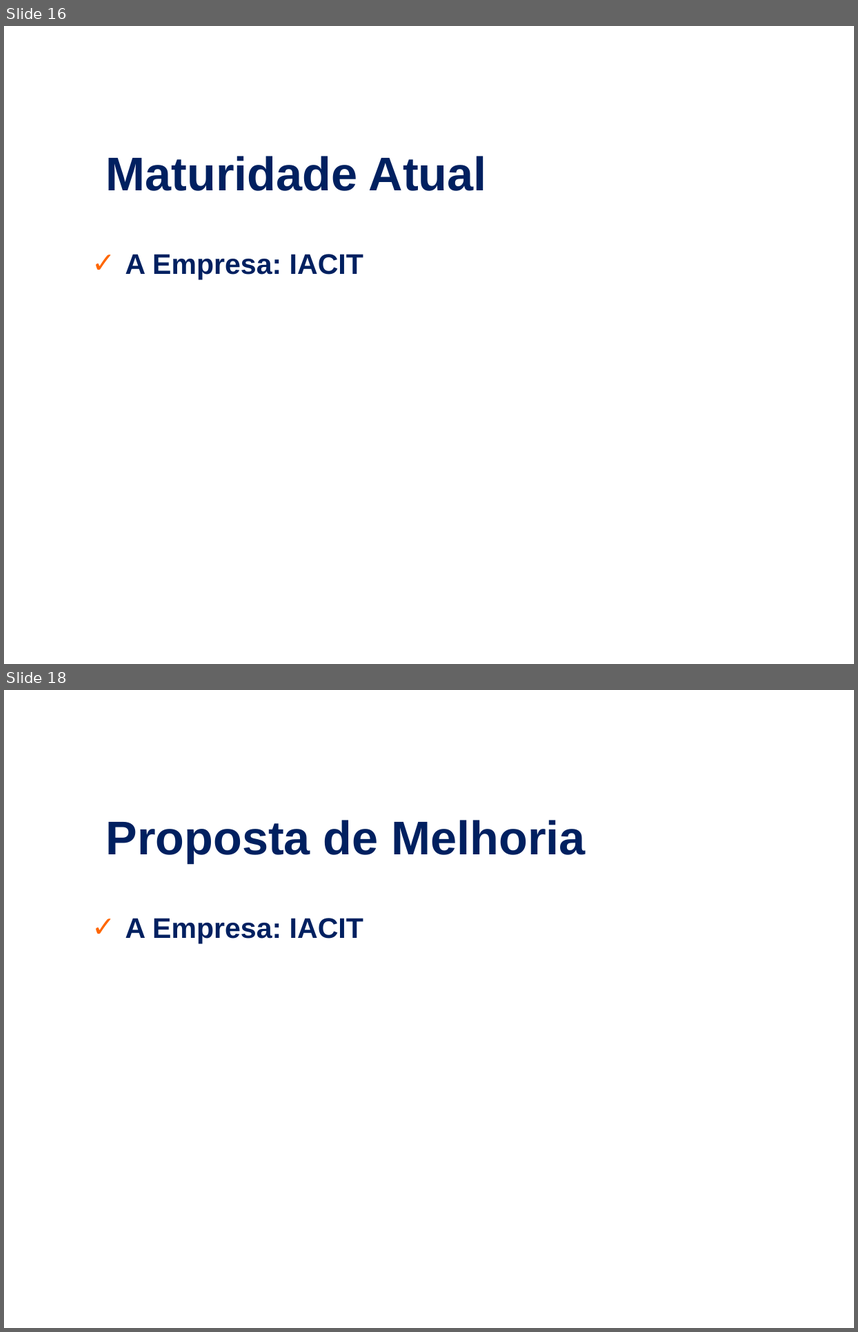
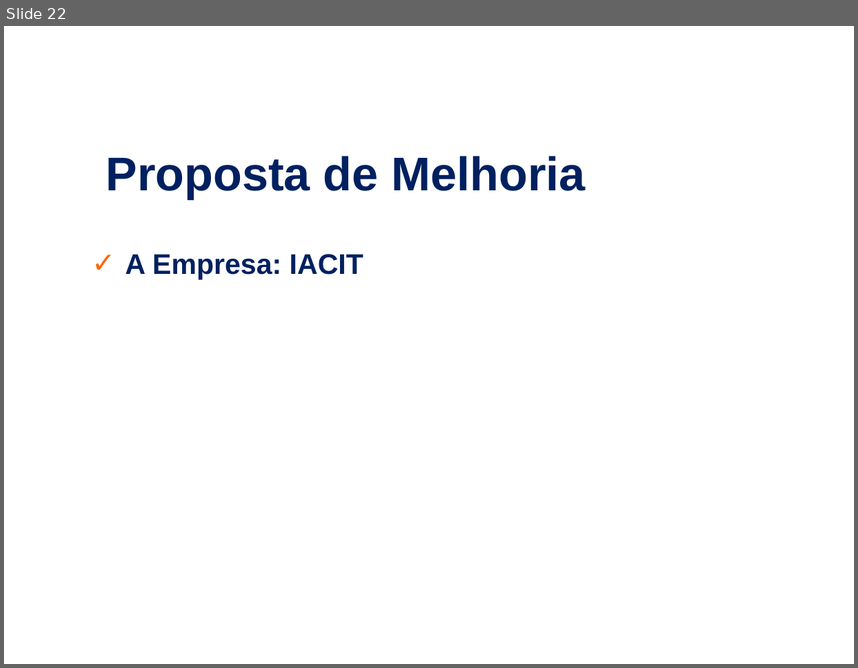
Before and after one commit to eccentricexit/softeng2_2017, a slide deck: ed-projetos-comp/ed-proj-comp.ppt. Shown one above the other, each under a label of ours: slides 16 and 18 before the commit, slide 22 after it; the slides between them are not shown. The pictures are 858x1332 and 858x668 pixels, drawn with LibreOffice and Linux fonts; fonts in the diff are those of the drawing; background and template pictures are left out. Boxes give left, top, right and bottom in pixels: in the first picture for what was removed or moved away, otherwise in the second. Text is boxed around its words. In the diff, an @@ line names an element or a change of style, - is before the commit and + after.

```diff
--- a/ed-projetos-comp/ed-proj-comp.ppt
+++ b/ed-projetos-comp/ed-proj-comp.ppt
@@ slide 16 removed at [4, 26, 854, 664], background picture (left out) @@
@@ text removed at [106, 156, 487, 191] @@
-Maturidade Atual
@@ text removed at [125, 254, 363, 279] @@
-  ✓ A Empresa: IACIT
@@ what was slide 18 is now slide 22 @@
```
Also in this commit, not shown: 5 slides changed, 11 slides added, 9 other slides removed, 1 other file.
